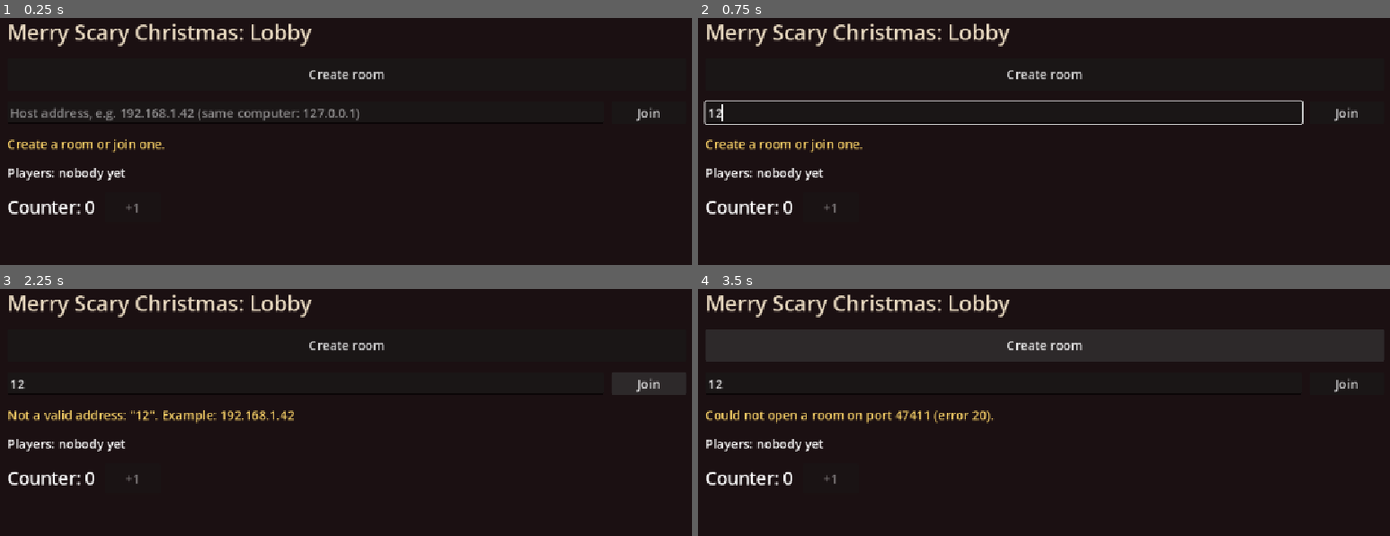
Above: before the commit, frames 1-4 (two rows, left to right).
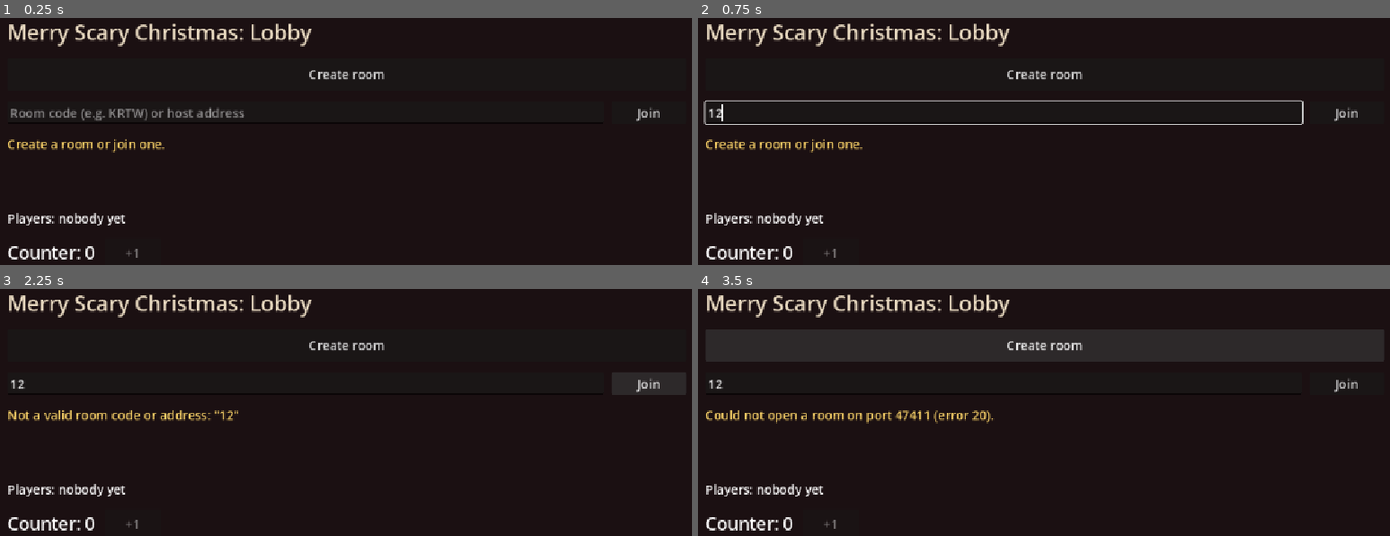
Above: after the commit, the same moments.

Repository: laraglueck/Merry-Scary-Christmas
Game: Godot game, scene res://scenes/lobby.tscn
Same seed, same stepped clock (60 frames per second), same inputs: the game is played once before the commit and once after it. The project has no main scene, so this scene is started directly.
Inputs (mouse positions are in pixels of both pictures, inside the frame that each line leads up to):
- Up to frame 1 (0.25 s): no input
- Up to frame 2 (0.75 s): click (1002, 111) at 0.52 s; type "12" at 0.6 s
- Up to frame 3 (2.25 s): click "Create room" at 1.25 s; click "Join" at 2 s
- Up to frame 4 (3.5 s): click "Create room" at 2.75 s

The runs differ from the first frame. In frame 1, 2.5% of the frame differs, in the area x 1-52%, y 36-98%; in frame 2, 1.5%; in frame 3, 2.3%; in frame 4, 1.5%.

Commit message:
Add room code with Wi-Fi search (spec 03b)

Diff:
--- a/godot/scripts/lobby.gd
+++ b/godot/scripts/lobby.gd
@@ -10,6 +10,7 @@
 var _address_field: LineEdit
 var _join_button: Button
 var _status_label: Label
+var _room_code_label: Label
 var _players_label: Label
 var _counter_label: Label
 var _add_button: Button
@@ -29,7 +30,7 @@
 
 
 func _on_join_pressed() -> void:
-	net.join_room(_address_field.text)
+	net.join(_address_field.text)
 
 
 func _on_add_pressed() -> void:
@@ -38,6 +39,7 @@
 
 func _refresh() -> void:
 	_status_label.text = net.status
+	_room_code_label.text = ("Room code: " + net.room_code) if net.room_code != "" else ""
 	var names := []
 	for index in net.players:
 		names.append("Player %d%s" % [index + 1, " (you)" if index == net.my_index else ""])
@@ -90,7 +92,7 @@
 	page.add_child(join_row)
 	_address_field = LineEdit.new()
 	_address_field.name = "AddressField"
-	_address_field.placeholder_text = "Host address, e.g. 192.168.1.42 (same computer: 127.0.0.1)"
+	_address_field.placeholder_text = "Room code (e.g. KRTW) or host address"
 	_address_field.size_flags_horizontal = Control.SIZE_EXPAND_FILL
 	join_row.add_child(_address_field)
 	_join_button = Button.new()
@@ -105,6 +107,12 @@
 	_status_label.autowrap_mode = TextServer.AUTOWRAP_WORD_SMART  # full width: wrapping is safe here
 	_status_label.add_theme_color_override("font_color", Color("ffd76a"))
 	page.add_child(_status_label)
+
+	_room_code_label = Label.new()
+	_room_code_label.name = "RoomCodeLabel"
+	_room_code_label.add_theme_font_size_override("font_size", 40)
+	_room_code_label.add_theme_color_override("font_color", Color("d4af37"))
+	page.add_child(_room_code_label)
 
 	_players_label = Label.new()
 	_players_label.name = "PlayersLabel"
--- a/godot/scripts/net/network.gd
+++ b/godot/scripts/net/network.gd
@@ -5,6 +5,7 @@
 extends Node
 
 const Settings = preload("res://scripts/settings.gd")
+const RoomCode = preload("res://scripts/net/room_code.gd")
 
 signal changed  # status, players or counter changed: the screen should update
 
@@ -13,11 +14,23 @@
 var my_index := -1          # 0 = Player 1 (host), 1 = Player 2, 2 = Player 3
 var players: Array = []     # player indexes in the room, e.g. [0, 1, 2]
 var counter := 0
+var room_code := ""         # host: the code others type in, e.g. "KRTW"
 
 var _peer_to_index := {}    # host only: network id -> player index (the host has id 1)
+var _rng := RandomNumberGenerator.new()
+
+# Host: tells the Wi-Fi "room KRTW is here" every 0.5 s
+var _announce_socket: PacketPeerUDP
+var _announce_wait := 0.0
+var _room_port := 0
+# Player: listens for the announcement of the room code we are looking for
+var _search_socket: PacketPeerUDP
+var _search_code := ""
+var _search_time_left := 0.0
 
 
 func _ready() -> void:
+	_rng.randomize()
 	multiplayer.peer_connected.connect(_on_peer_connected)
 	multiplayer.peer_disconnected.connect(_on_peer_disconnected)
 	multiplayer.connected_to_server.connect(_on_connected_to_server)
@@ -29,9 +42,19 @@
 	_close()
 
 
-# True while hosting, joining or connected.
+# True while hosting, searching, joining or connected.
 func is_active() -> bool:
-	return multiplayer.multiplayer_peer is ENetMultiplayerPeer
+	return multiplayer.multiplayer_peer is ENetMultiplayerPeer or _search_socket != null
+
+
+func _process(delta: float) -> void:
+	if _announce_socket != null:
+		_announce_wait -= delta
+		if _announce_wait <= 0.0:
+			_announce_wait = Settings.ANNOUNCE_INTERVAL_SECONDS
+			_announce()
+	if _search_socket != null:
+		_listen_for_room(delta)
 
 
 # ---------- pure helpers ----------
@@ -68,11 +91,25 @@
 	connected = true
 	players = [0]
 	counter = 0
+	room_code = RoomCode.make_code(_rng)
+	_room_port = port
+	_announce_socket = PacketPeerUDP.new()
+	_announce_socket.set_broadcast_enabled(true)
+	_announce_wait = 0.0  # announce right away in the next frame
 	var addresses := lan_addresses(Array(IP.get_local_addresses()))
-	if addresses.is_empty():
-		_set_status("Room open. No Wi-Fi found: on this computer join with 127.0.0.1.")
+	var plan_b := ", ".join(addresses) if not addresses.is_empty() else "127.0.0.1 (this computer only)"
+	_set_status("Room open. Room code: %s  (plan B: join with address %s)" % [room_code, plan_b])
+
+
+# One field for both: a room code ("KRTW") or the host's address (plan B).
+func join(text: String, port := Settings.NETWORK_PORT, timeout := Settings.JOIN_TIMEOUT_SECONDS) -> void:
+	var cleaned := text.strip_edges()
+	if cleaned.is_valid_ip_address():
+		join_room(cleaned, port, timeout)
+	elif RoomCode.is_valid_code(cleaned):
+		_search_for_room(RoomCode.normalize(cleaned), timeout)
 	else:
-		_set_status("Room open. Others join with: " + ", ".join(addresses))
+		_set_status("Not a valid room code or address: \"%s\"" % cleaned)
 
 
 func join_room(address: String, port := Settings.NETWORK_PORT, timeout := Settings.JOIN_TIMEOUT_SECONDS) -> void:
@@ -88,6 +125,52 @@
 	multiplayer.multiplayer_peer = peer
 	_set_status("Connecting to %s ..." % address)
 	get_tree().create_timer(timeout).timeout.connect(_on_join_timeout.bind(peer, address))
+
+
+# ---------- finding a room by its code ----------
+
+# Host: "MSC1|KRTW|47411" to the whole Wi-Fi and to this computer.
+func _announce() -> void:
+	var message := RoomCode.announce_message(room_code, _room_port).to_utf8_buffer()
+	for address in Settings.DISCOVERY_ADDRESSES:
+		_announce_socket.set_dest_address(address, Settings.DISCOVERY_PORT)
+		_announce_socket.put_packet(message)
+
+
+func _search_for_room(code: String, timeout: float) -> void:
+	_search_socket = PacketPeerUDP.new()
+	var error := _search_socket.bind(Settings.DISCOVERY_PORT, "0.0.0.0")
+	if error != OK:
+		_search_socket = null
+		_set_status("Can't search right now (port %d busy). Try again, or type the host's address." % Settings.DISCOVERY_PORT)
+		return
+	_search_code = code
+	_search_time_left = timeout
+	_set_status("Looking for room %s ..." % code)
+
+
+# Player: read all messages that arrived; join the host with our code.
+func _listen_for_room(delta: float) -> void:
+	while _search_socket.get_available_packet_count() > 0:
+		var text := _search_socket.get_packet().get_string_from_utf8()
+		var sender := _search_socket.get_packet_ip()
+		var room := RoomCode.parse_announce(text)
+		if room.get("code", "") == _search_code:
+			_stop_search()
+			join_room(sender, room["port"])
+			return
+	_search_time_left -= delta
+	if _search_time_left <= 0.0:
+		var code := _search_code
+		_stop_search()
+		_set_status("Room %s not found. Same Wi-Fi? Room still open? Or type the host's address." % code)
+
+
+func _stop_search() -> void:
+	if _search_socket != null:
+		_search_socket.close()
+	_search_socket = null
+	_search_code = ""
 
 
 # ---------- the shared counter ----------
@@ -213,10 +296,15 @@
 	my_index = -1
 	players = []
 	counter = 0
+	room_code = ""
 	_peer_to_index = {}
 
 
 func _close() -> void:
-	if is_active():
+	_stop_search()
+	if _announce_socket != null:
+		_announce_socket.close()
+		_announce_socket = null
+	if multiplayer.multiplayer_peer is ENetMultiplayerPeer:
 		multiplayer.multiplayer_peer.close()
 	multiplayer.multiplayer_peer = OfflineMultiplayerPeer.new()
--- /dev/null
+++ b/godot/scripts/net/room_code.gd
@@ -0,0 +1,45 @@
+# Room codes (spec 03b): 4 letters that tell the others which room to join,
+# and the message the host sends on the Wi-Fi so others can find it.
+# Pure functions: no network here.
+extends RefCounted
+
+const Settings = preload("res://scripts/settings.gd")
+const MESSAGE_TAG := "MSC1"  # "Merry Scary Christmas, version 1": ignore other programs' messages
+
+
+static func make_code(rng: RandomNumberGenerator) -> String:
+	var letters: String = Settings.ROOM_CODE_LETTERS
+	var code := ""
+	for i in Settings.ROOM_CODE_LENGTH:
+		code += letters[rng.randi_range(0, letters.length() - 1)]
+	return code
+
+
+# " krtw " -> "KRTW"
+static func normalize(text: String) -> String:
+	return text.strip_edges().to_upper()
+
+
+static func is_valid_code(text: String) -> bool:
+	var code := normalize(text)
+	if code.length() != Settings.ROOM_CODE_LENGTH:
+		return false
+	for letter in code:
+		if letter not in Settings.ROOM_CODE_LETTERS:
+			return false
+	return true
+
+
+# "KRTW", 47411 -> "MSC1|KRTW|47411"
+static func announce_message(code: String, port: int) -> String:
+	return "%s|%s|%d" % [MESSAGE_TAG, code, port]
+
+
+# "MSC1|KRTW|47411" -> {"code": "KRTW", "port": 47411}; anything else -> {}
+static func parse_announce(text: String) -> Dictionary:
+	var parts := text.split("|")
+	if parts.size() != 3 or parts[0] != MESSAGE_TAG:
+		return {}
+	if not is_valid_code(parts[1]) or not parts[2].is_valid_int():
+		return {}
+	return {"code": parts[1], "port": parts[2].to_int()}
--- a/godot/scripts/settings.gd
+++ b/godot/scripts/settings.gd
@@ -17,3 +17,8 @@
 const NETWORK_PORT := 47411
 const MAX_PLAYERS := 3
 const JOIN_TIMEOUT_SECONDS := 5.0
+const DISCOVERY_PORT := 47412
+const DISCOVERY_ADDRESSES := ["255.255.255.255", "127.0.0.1"]  # Wi-Fi broadcast + this computer
+const ANNOUNCE_INTERVAL_SECONDS := 0.5
+const ROOM_CODE_LENGTH := 4
+const ROOM_CODE_LETTERS := "ABCDEFGHJKLMNPQRSTUVWXYZ"  # no I and O: easy to read aloud
--- a/godot/tests/test_lobby.gd
+++ b/godot/tests/test_lobby.gd
@@ -2,6 +2,7 @@
 extends "res://tests/base_test.gd"
 
 const LobbyScene = preload("res://scenes/lobby.tscn")
+const RoomCode = preload("res://scripts/net/room_code.gd")
 
 
 func open_lobby() -> Node:
@@ -30,11 +31,19 @@
 	assert_eq(text_of(lobby, "CounterLabel"), "Counter: 1", "counter after +1")
 
 
-func test_join_with_invalid_address_shows_error() -> void:
+func test_join_with_invalid_input_shows_error() -> void:
 	var lobby := open_lobby()
 	var field := find(lobby, "AddressField")
 	if field != null:
-		field.text = "hello"
+		field.text = "hello!"
 	press(lobby, "JoinButton")
-	assert_contains(text_of(lobby, "StatusLabel"), "not a valid address", "status")
+	assert_contains(text_of(lobby, "StatusLabel"), "not a valid room code or address", "status")
 	assert_eq(is_disabled(lobby, "JoinButton"), false, "join still possible")
+
+
+func test_create_room_shows_room_code() -> void:
+	var lobby := open_lobby()
+	press(lobby, "CreateButton")
+	var text := text_of(lobby, "RoomCodeLabel")
+	assert_true(text.begins_with("Room code: "), "label: " + text)
+	assert_true(RoomCode.is_valid_code(text.trim_prefix("Room code: ")), "valid code in: " + text)
--- a/godot/tests/test_network.gd
+++ b/godot/tests/test_network.gd
@@ -5,6 +5,8 @@
 extends "res://tests/base_test.gd"
 
 const NetworkScript = preload("res://scripts/net/network.gd")
+const RoomCode = preload("res://scripts/net/room_code.gd")
+const Settings = preload("res://scripts/settings.gd")
 
 
 func make_device(device_name: String) -> Node:
@@ -137,3 +139,85 @@
 	host.get_parent().free()  # the host's device is gone
 	assert_true(await wait_until(func(): return "host left" in a.status.to_lower()), "status: " + a.status)
 	assert_eq(a.connected, false, "A not connected any more")
+
+
+# ---------- room code (spec 03b) ----------
+
+func test_host_gets_a_room_code() -> void:
+	var host := make_device("Host")
+	host.host_room(47511)
+	assert_true(RoomCode.is_valid_code(host.room_code), "valid code: '%s'" % host.room_code)
+	assert_contains(host.status, host.room_code, "code shown in status")
+
+
+func test_join_by_room_code() -> void:
+	var host := make_device("Host")
+	host.host_room(47512)
+	var a := make_device("A")
+	a.join(host.room_code)
+	assert_true(await wait_until(func(): return a.connected), "A connected with the code, status: " + a.status)
+	assert_eq(a.my_index, 1, "A is Player 2")
+
+
+func test_join_by_code_in_lower_case_with_spaces() -> void:
+	var host := make_device("Host")
+	host.host_room(47513)
+	var a := make_device("A")
+	a.join("  " + host.room_code.to_lower() + " ")
+	assert_true(await wait_until(func(): return a.connected), "A connected, status: " + a.status)
+
+
+func test_two_players_join_by_code_one_after_another() -> void:
+	var host := make_device("Host")
+	host.host_room(47514)
+	var a := make_device("A")
+	a.join(host.room_code)
+	await wait_until(func(): return a.connected)
+	var b := make_device("B")
+	b.join(host.room_code)
+	assert_true(await wait_until(func(): return b.connected), "B connected, status: " + b.status)
+	assert_eq([a.my_index, b.my_index], [1, 2], "player indexes")
+
+
+func test_unknown_room_code_is_not_found() -> void:
+	var a := make_device("A")
+	a.join("ZZZZ", Settings.NETWORK_PORT, 0.5)
+	assert_true(await wait_until(func(): return "not found" in a.status.to_lower()), "status: " + a.status)
+	assert_eq(a.connected, false, "not connected")
+	assert_eq(a.is_active(), false, "not searching any more")
+
+
+func test_join_by_address_still_works() -> void:
+	var host := make_device("Host")
+	host.host_room(47516)
+	var a := make_device("A")
+	a.join("127.0.0.1", 47516)
+	assert_true(await wait_until(func(): return a.connected), "A connected with the address")
+
+
+func test_invalid_input_is_rejected() -> void:
+	var a := make_device("A")
+	a.join("hello!")
+	assert_contains(a.status, "not a valid room code or address", "status")
+	assert_eq(a.is_active(), false, "not searching")
+
+
+func test_code_is_gone_when_host_leaves() -> void:
+	var host := make_device("Host")
+	host.host_room(47518)
+	var code: String = host.room_code
+	host.get_parent().free()
+	await wait_frames(5)
+	var a := make_device("A")
+	a.join(code, Settings.NETWORK_PORT, 0.5)
+	assert_true(await wait_until(func(): return "not found" in a.status.to_lower()), "status: " + a.status)
+
+
+func test_room_with_other_code_is_ignored() -> void:
+	var host := make_device("Host")
+	host.host_room(47519)
+	var other_code := "ZZZZ" if host.room_code != "ZZZZ" else "YYYY"
+	var a := make_device("A")
+	a.join(other_code, Settings.NETWORK_PORT, 0.5)
+	assert_true(await wait_until(func(): return "not found" in a.status.to_lower()), "status: " + a.status)
+	assert_eq(a.connected, false, "did not join the wrong room")
--- /dev/null
+++ b/godot/tests/test_room_code.gd
@@ -0,0 +1,48 @@
+# Tests for spec 03b: room codes and the announcement message (pure functions).
+extends "res://tests/base_test.gd"
+
+const RoomCode = preload("res://scripts/net/room_code.gd")
+const Settings = preload("res://scripts/settings.gd")
+
+
+func make_rng(seed_value: int) -> RandomNumberGenerator:
+	var rng := RandomNumberGenerator.new()
+	rng.seed = seed_value
+	return rng
+
+
+func test_code_has_4_allowed_letters() -> void:
+	for seed_value in [1, 2, 3, 4, 5]:
+		var code: String = RoomCode.make_code(make_rng(seed_value))
+		assert_eq(code.length(), 4, "length of '%s'" % code)
+		for letter in code:
+			assert_true(letter in Settings.ROOM_CODE_LETTERS, "'%s' allowed" % letter)
+
+
+func test_same_seed_same_code_different_seeds_differ() -> void:
+	assert_eq(RoomCode.make_code(make_rng(42)), RoomCode.make_code(make_rng(42)), "seed 42 twice")
+	var seen := {}
+	for seed_value in [1, 2, 3, 4, 5]:
+		seen[RoomCode.make_code(make_rng(seed_value))] = true
+	assert_true(seen.size() > 1, "5 seeds give more than one code")
+
+
+func test_valid_codes() -> void:
+	for text in ["KRTW", "krtw", "  KrTw "]:
+		assert_eq(RoomCode.is_valid_code(text), true, "'%s' valid" % text)
+
+
+func test_invalid_codes() -> void:
+	for text in ["", "KRT", "KRTWX", "KR1W", "KRIW", "KROW", "192.168.1.42"]:
+		assert_eq(RoomCode.is_valid_code(text), false, "'%s' invalid" % text)
+
+
+func test_announce_message_round_trip() -> void:
+	var message: String = RoomCode.announce_message("KRTW", 47411)
+	assert_eq(message, "MSC1|KRTW|47411", "message")
+	assert_eq(RoomCode.parse_announce(message), {"code": "KRTW", "port": 47411}, "parsed")
+
+
+func test_parse_ignores_other_messages() -> void:
+	for text in ["hello", "MSC1|KRTW", "MSC1|KRTW|abc", "XYZ|KRTW|47411", "MSC1|KR1W|47411"]:
+		assert_eq(RoomCode.parse_announce(text), {}, "'%s' ignored" % text)
Not shown, added: godot/scripts/net/room_code.gd.uid
Not shown, added: godot/tests/test_room_code.gd.uid
Not shown, added: specs/03b-room-code.md
